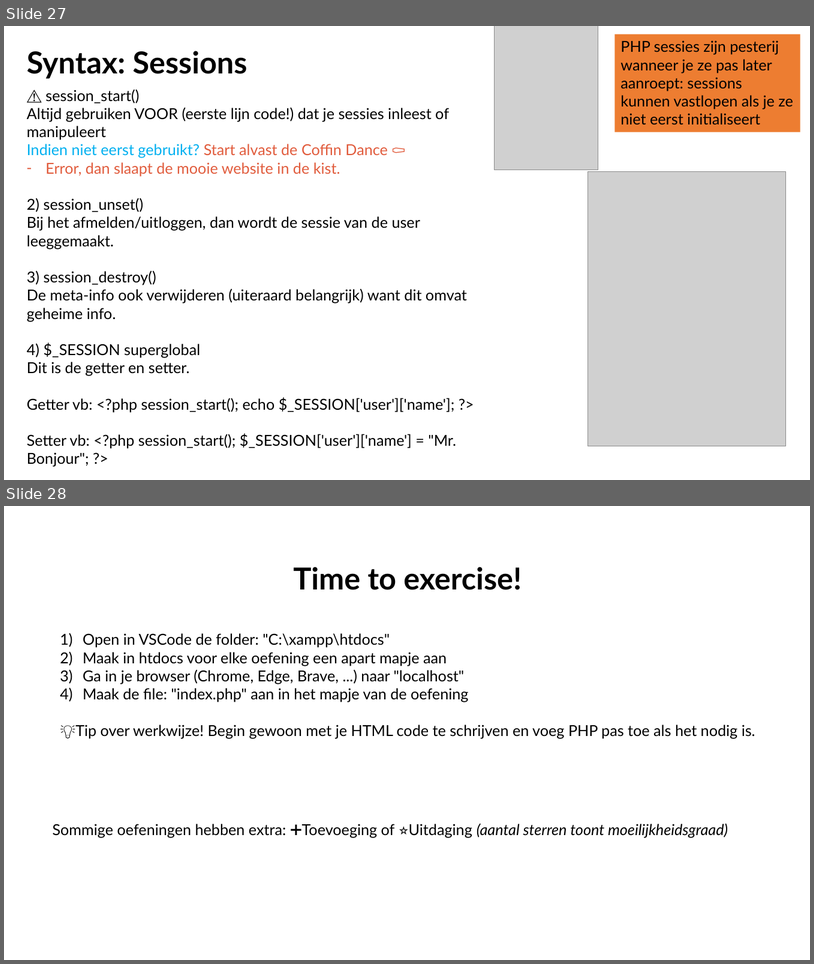
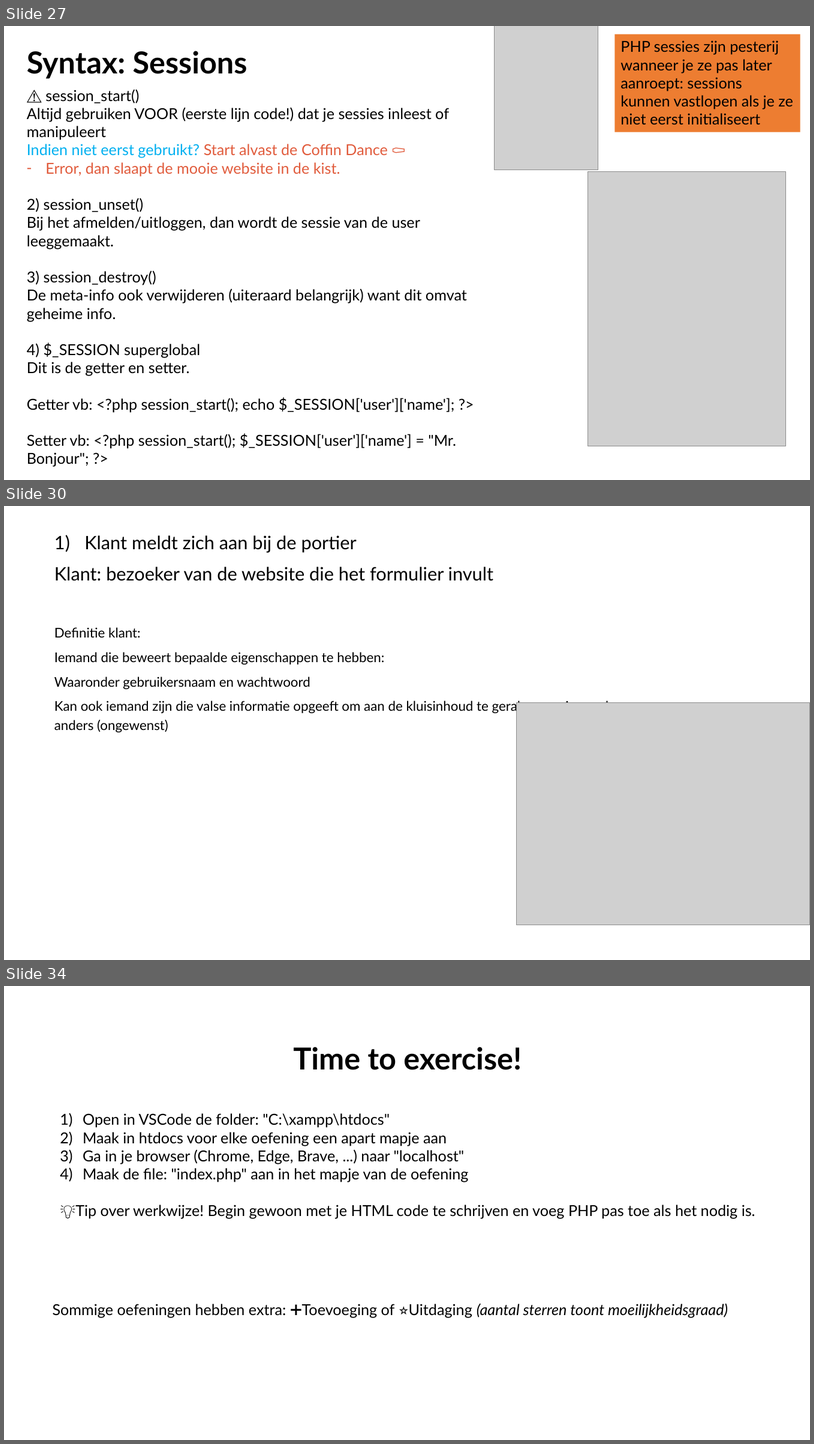
Before and after one commit to Jarnster/ICW-Webdesign-PHP, a slide deck: H3 - Databases en Beveiliging/Presentatie/H3 Databases en Beveiliging - Dynamische Websites.pptx. Shown one above the other, each under a label of ours: slides 27 and 28 before the commit, slides 27, 30 and 34 after it; the slides between them are not shown. The pictures are 814x964 and 814x1444 pixels, drawn with LibreOffice and Linux fonts; fonts in the diff are those of the drawing; grey boxes stand for pictures. Boxes give left, top, right and bottom in pixels: in the first picture for what was removed or moved away, otherwise in the second. Text is boxed around its words. In the diff, an @@ line names an element or a change of style, - is before the commit and + after.

```diff
--- a/H3 - Databases en Beveiliging/Presentatie/H3 Databases en Beveiliging - Dynamische Websites.pptx
+++ b/H3 - Databases en Beveiliging/Presentatie/H3 Databases en Beveiliging - Dynamische Websites.pptx
@@ slide 30 added at box(4, 506, 810, 960), background #FFFFFF @@
@@ text added at box(54, 535, 609, 732), 16 pt, text #000000 @@
+1) Klant meldt zich aan bij de portier
+Klant: bezoeker van de website die het formulier invult
+Definitie klant:
+Iemand die beweert bepaalde eigenschappen te hebben:
+Waaronder gebruikersnaam en wachtwoord
+Kan ook iemand zijn die valse informatie opgeeft om aan de kluisinhoud te geraken van iemand anders (ongewenst)
@@ picture added at box(517, 703, 810, 925) @@
@@ what was slide 28 is now slide 34 @@
```
Also in this commit, not shown: 1 slide changed, 5 other slides added.
